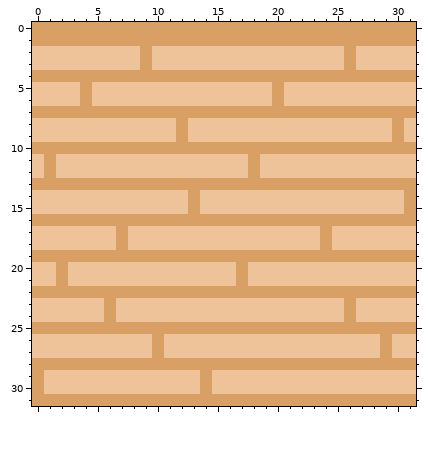
Edited in one commit: pixel-art sprite (Assets/Sprites/Environment/OwenSprites/floor.png). Above: the version before the commit.
The file is 32x32 pixels.
And afterwards:
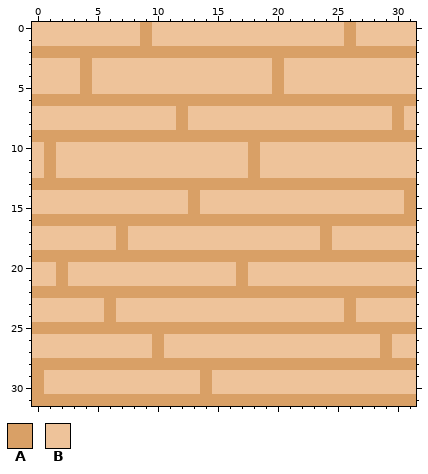
Palette (. is transparent): A #d9a066  B #eec39a
From old to new:
{"y":0,"x":0,"old":"AAAAAAAAA","new":"BBBBBBBBB"}
{"y":0,"x":10,"old":"AAAAAAAAAAAAAAAA","new":"BBBBBBBBBBBBBBBB"}
{"y":0,"x":27,"old":"AAAAA","new":"BBBBB"}
{"y":1,"x":0,"old":"AAAAAAAAA","new":"BBBBBBBBB"}
{"y":1,"x":10,"old":"AAAAAAAAAAAAAAAA","new":"BBBBBBBBBBBBBBBB"}
{"y":1,"x":27,"old":"AAAAA","new":"BBBBB"}
{"y":2,"x":0,"old":"BBBBBBBBB","new":"AAAAAAAAA"}
{"y":2,"x":10,"old":"BBBBBBBBBBBBBBBB","new":"AAAAAAAAAAAAAAAA"}
{"y":2,"x":27,"old":"BBBBB","new":"AAAAA"}
{"y":3,"x":4,"old":"B","new":"A"}
{"y":3,"x":9,"old":"A","new":"B"}
{"y":3,"x":20,"old":"B","new":"A"}
{"y":3,"x":26,"old":"A","new":"B"}
{"y":4,"x":0,"old":"AAAA","new":"BBBB"}
{"y":4,"x":5,"old":"AAAAAAAAAAAAAAA","new":"BBBBBBBBBBBBBBB"}
{"y":4,"x":21,"old":"AAAAAAAAAAA","new":"BBBBBBBBBBB"}
{"y":6,"x":0,"old":"BBBB","new":"AAAA"}
{"y":6,"x":5,"old":"BBBBBBBBBBBBBBB","new":"AAAAAAAAAAAAAAA"}
{"y":6,"x":21,"old":"BBBBBBBBBBB","new":"AAAAAAAAAAA"}
{"y":7,"x":0,"old":"AAAAAAAAAAAA","new":"BBBBBBBBBBBB"}
{"y":7,"x":13,"old":"AAAAAAAAAAAAAAAAA","new":"BBBBBBBBBBBBBBBBB"}
{"y":7,"x":31,"old":"A","new":"B"}
{"y":9,"x":0,"old":"BBBBBBBBBBBB","new":"AAAAAAAAAAAA"}
{"y":9,"x":13,"old":"BBBBBBBBBBBBBBBBB","new":"AAAAAAAAAAAAAAAAA"}
{"y":9,"x":31,"old":"B","new":"A"}
{"y":10,"x":0,"old":"A","new":"B"}
{"y":10,"x":2,"old":"AAAAAAAAAAAAAAAA","new":"BBBBBBBBBBBBBBBB"}
{"y":10,"x":19,"old":"AAAAAAAAAAAAA","new":"BBBBBBBBBBBBB"}
{"label":"changed","picture_box":[32,22,416,154]}
